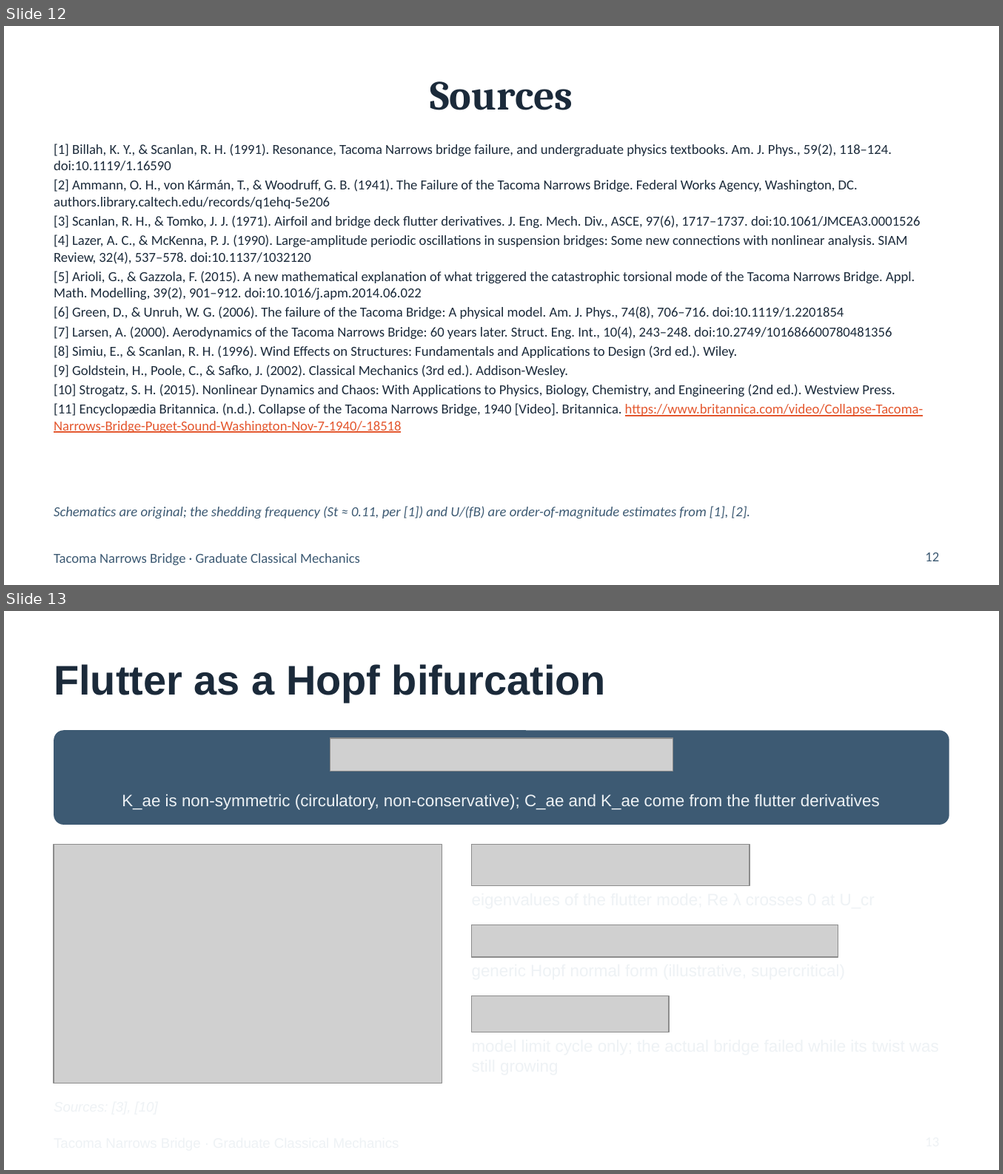
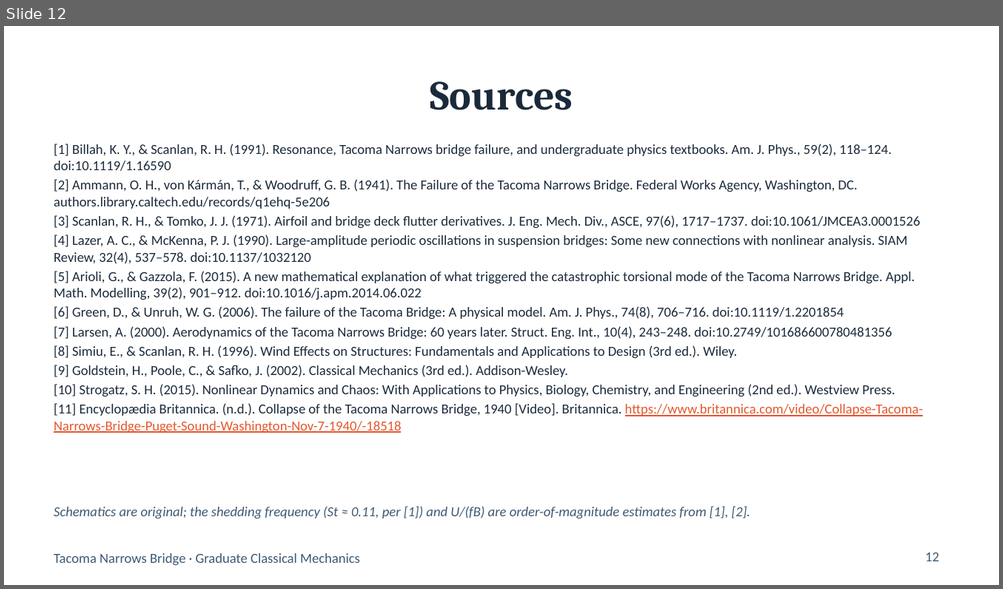
Before and after one commit to Aweymouth13/hwsolutions, a slide deck: PHY5103_classical/presentation/Tacoma Bridge Collapse.pptx. Shown one above the other, each under a label of ours: slides 12 and 13 before the commit, slide 12 after it. The pictures are 1003x1174 and 1003x589 pixels, drawn with LibreOffice and Linux fonts; fonts in the diff are those of the drawing; grey boxes stand for pictures. Boxes give left, top, right and bottom in pixels: in the first picture for what was removed or moved away, otherwise in the second. Text is boxed around its words. In the diff, an @@ line names an element or a change of style, - is before the commit and + after.

```diff
--- a/PHY5103_classical/presentation/Tacoma Bridge Collapse.pptx
+++ b/PHY5103_classical/presentation/Tacoma Bridge Collapse.pptx
@@ slide 13 removed at bbox=[4, 611, 999, 1170], background #FFFFFF @@
@@ title removed at bbox=[54, 664, 606, 701] @@
-Flutter as a Hopf bifurcation
@@ rounded rectangle removed at bbox=[54, 730, 949, 825] @@
@@ picture removed at bbox=[330, 738, 674, 771] @@
@@ text removed at bbox=[122, 795, 879, 810] @@
-K_ae is non-symmetric (circulatory, non-conservative); C_ae and K_ae come from the flutter derivatives
@@ picture removed at bbox=[54, 845, 441, 1083] @@
@@ picture removed at bbox=[472, 845, 749, 886] @@
@@ picture removed at bbox=[472, 925, 837, 958] @@
@@ picture removed at bbox=[472, 996, 669, 1033] @@
```
Also in this commit, not shown: 1 slide changed, 1 other file.
